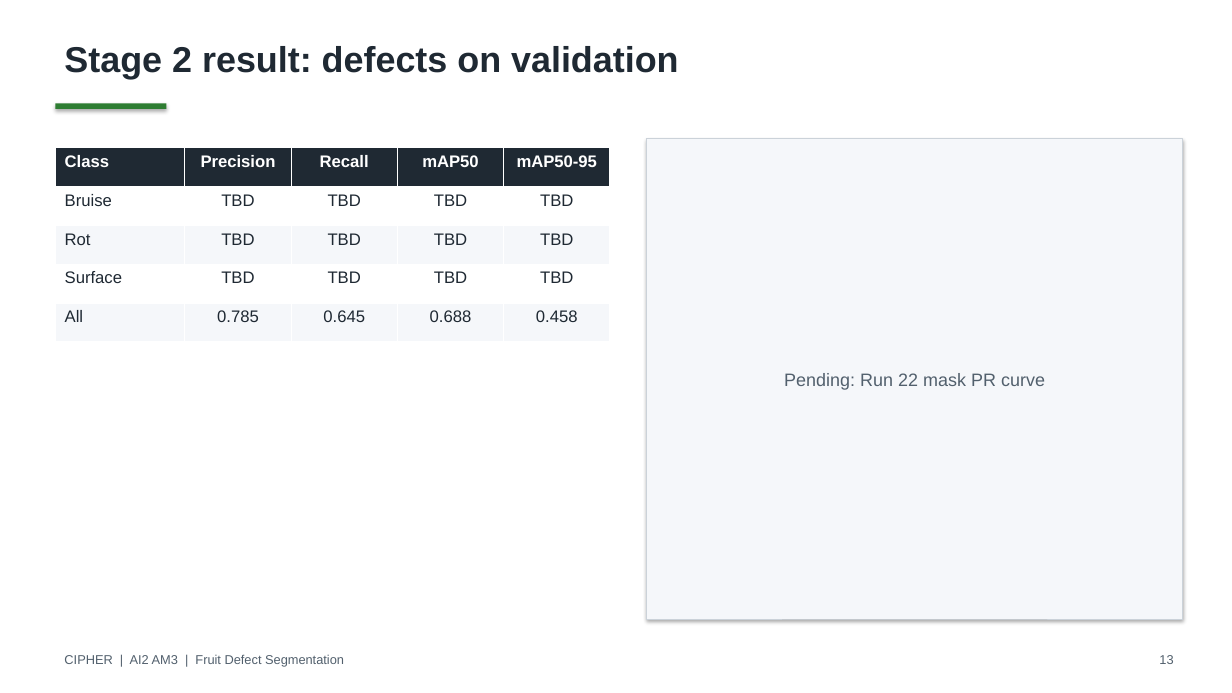
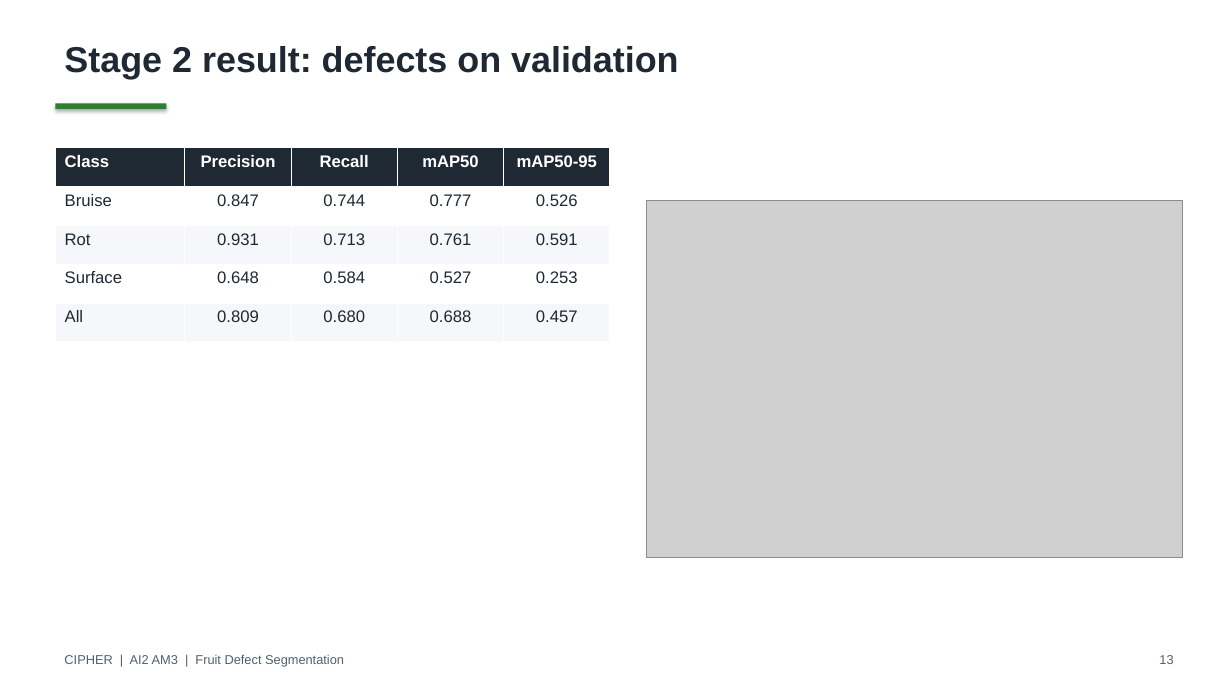
Before and after one commit to deangg/instancesegmentation, a slide deck: slide 13 of slides/CIPHER_AI2_Final_Defense.pptx. Drawn at 1232x693 pixels with LibreOffice and Linux fonts; fonts in the diff are those of the drawing; grey boxes stand for pictures. Boxes give left, top, right and bottom in pixels: in the first picture for what was removed or moved away, otherwise in the second. Text is boxed around its words. In the diff, an @@ line names an element or a change of style, - is before the commit and + after.

```diff
--- a/slides/CIPHER_AI2_Final_Defense.pptx
+++ b/slides/CIPHER_AI2_Final_Defense.pptx
@@ table at [55,148,610,342] @@
-row 2: Bruise | TBD | TBD | TBD | TBD
+row 2: Bruise | 0.847 | 0.744 | 0.777 | 0.526
-row 3: Rot | TBD | TBD | TBD | TBD
+row 3: Rot | 0.931 | 0.713 | 0.761 | 0.591
-row 4: Surface | TBD | TBD | TBD | TBD
+row 4: Surface | 0.648 | 0.584 | 0.527 | 0.253
-row 5: All | 0.785 | 0.645 | 0.688 | 0.458
+row 5: All | 0.809 | 0.680 | 0.688 | 0.457
@@ rectangle removed at [647,139,1183,619] @@
-Pending: Run 22 mask PR curve
@@ picture added at [647,201,1183,558] @@
```
Also in this commit, not shown: 9 other slides changed, 13 other files.
